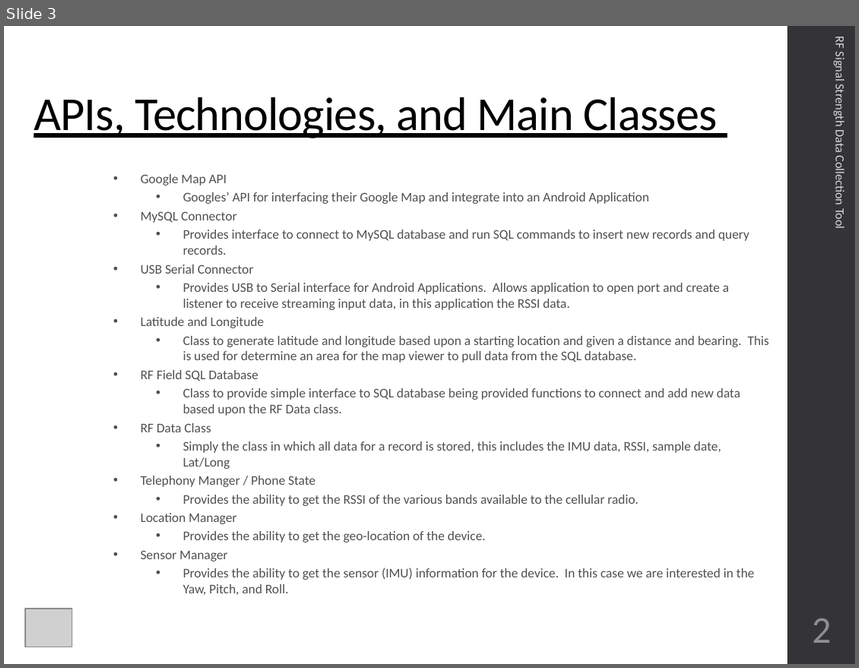
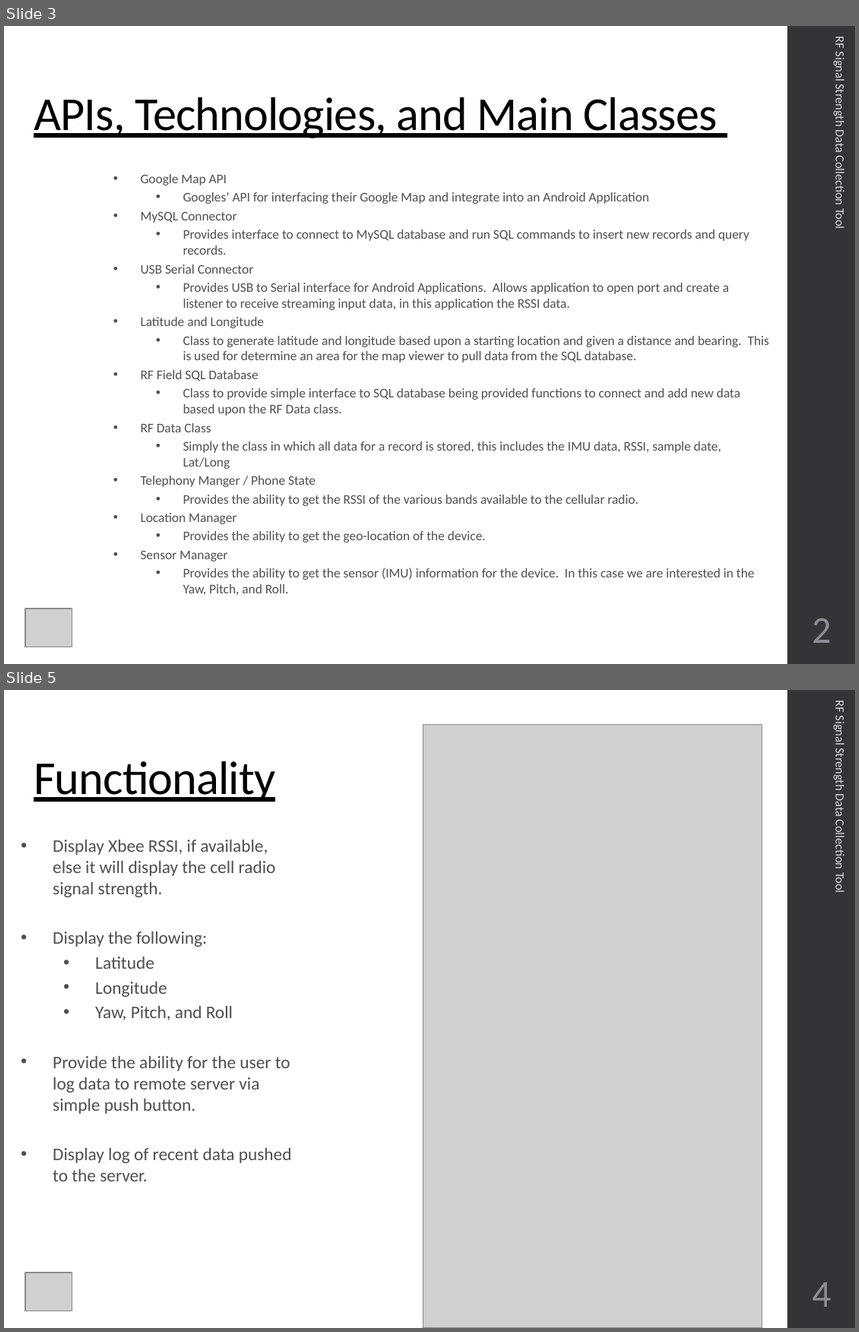
Before and after one commit to CourseReps/ECEN489-Spring2016, a slide deck: Students/johnlusher/Project_3/ECEN689_Project_3_John_Lusher.pptx. Shown one above the other, each under a label of ours: slide 3 before the commit, slides 3 and 5 after it; the slides between them are not shown. The pictures are 859x668 and 859x1332 pixels, drawn with LibreOffice and Linux fonts; fonts in the diff are those of the drawing; grey boxes stand for pictures. Boxes give left, top, right and bottom in pixels: in the first picture for what was removed or moved away, otherwise in the second. Text is boxed around its words. In the diff, an @@ line names an element or a change of style, - is before the commit and + after.

```diff
--- a/Students/johnlusher/Project_3/ECEN689_Project_3_John_Lusher.pptx
+++ b/Students/johnlusher/Project_3/ECEN689_Project_3_John_Lusher.pptx
@@ slide 5 added at (4,690,855,1328), background #FFFFFF; not listed: 1 template element that a slide beside it also shows @@
@@ text added at (832,701,848,892), 10.5 pt, text #D9D9DB @@
+RF Signal Strength Data Collection Tool
@@ picture added at (423,725,762,1328) @@
@@ title added at (34,761,275,802), 40 pt, text #000000, underline @@
+Functionality
@@ text added at (53,840,292,1182), 15 pt, text #4F4F4F @@
+• Display Xbee RSSI, if available, else it will display the cell radio signal strength.
+• Display the following:
+  • Latitude
+  • Longitude
+  • Yaw, Pitch, and Roll
+• Provide the ability for the user to log data to remote server via simple push button.
+• Display log of recent data pushed to the server.
@@ picture added at (25,1273,72,1312) @@
@@ page number added at (812,1283,831,1307), 32 pt, text #8E8E94 @@
+4
```
Also in this commit, not shown: 4 slides changed, 5 other slides added, 1 slide removed, 6 other files.
